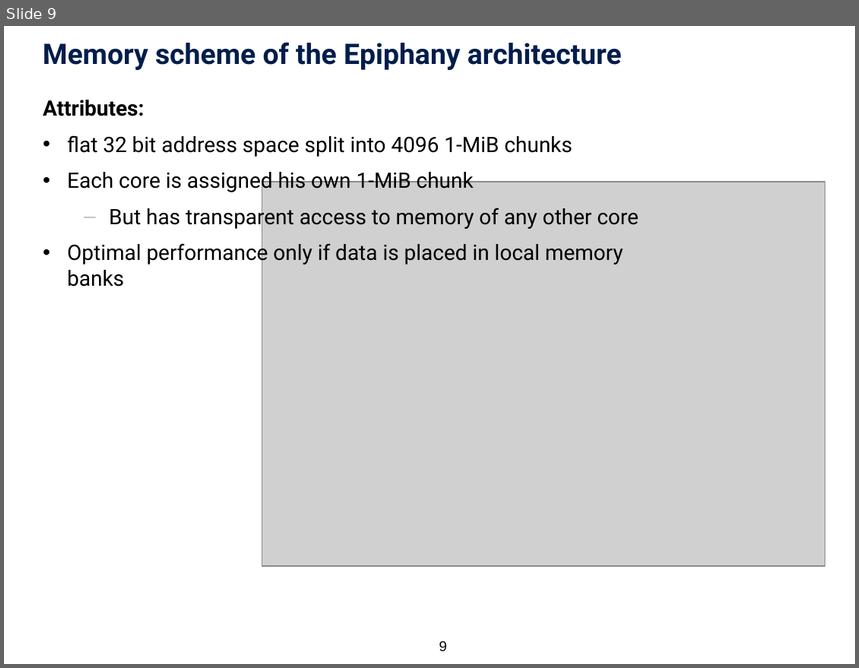
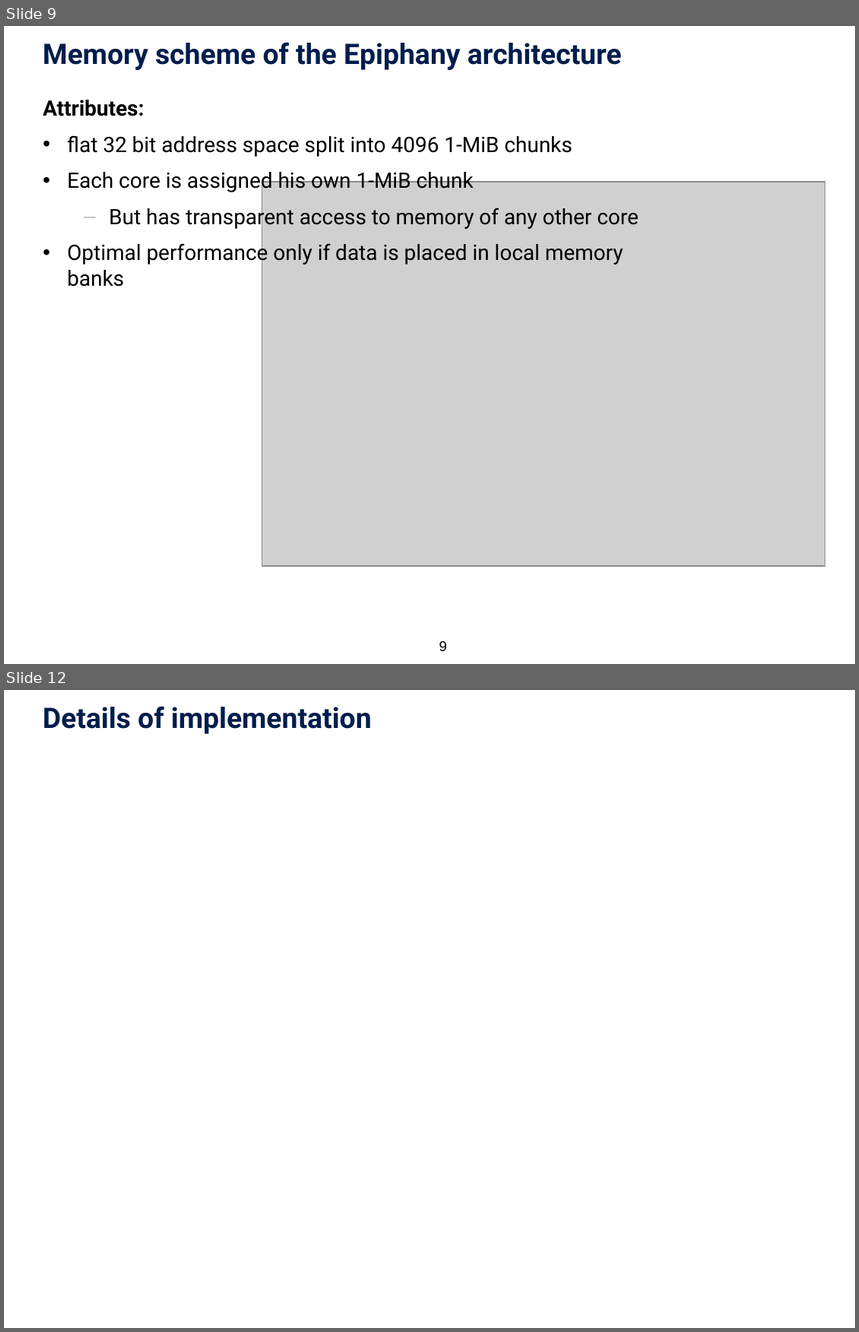
Before and after one commit to tobiashuste/parallella-hauptseminar, a slide deck: presentation/praesentation.pptx. Shown one above the other, each under a label of ours: slide 9 before the commit, slides 9 and 12 after it; the slides between them are not shown. The pictures are 859x668 and 859x1332 pixels, drawn with LibreOffice and Linux fonts; fonts in the diff are those of the drawing; grey boxes stand for pictures; background and template pictures are left out. Boxes give left, top, right and bottom in pixels: in the first picture for what was removed or moved away, otherwise in the second. Text is boxed around its words. In the diff, an @@ line names an element or a change of style, - is before the commit and + after.

```diff
--- a/presentation/praesentation.pptx
+++ b/presentation/praesentation.pptx
@@ slide 12 added at [4,690,855,1328], background picture (left out) @@
@@ title added at [43,706,372,734], 24 pt, text #001D4B, bold @@
+Details of implementation
```
Also in this commit, not shown: 1 slide changed, 2 other slides added.
